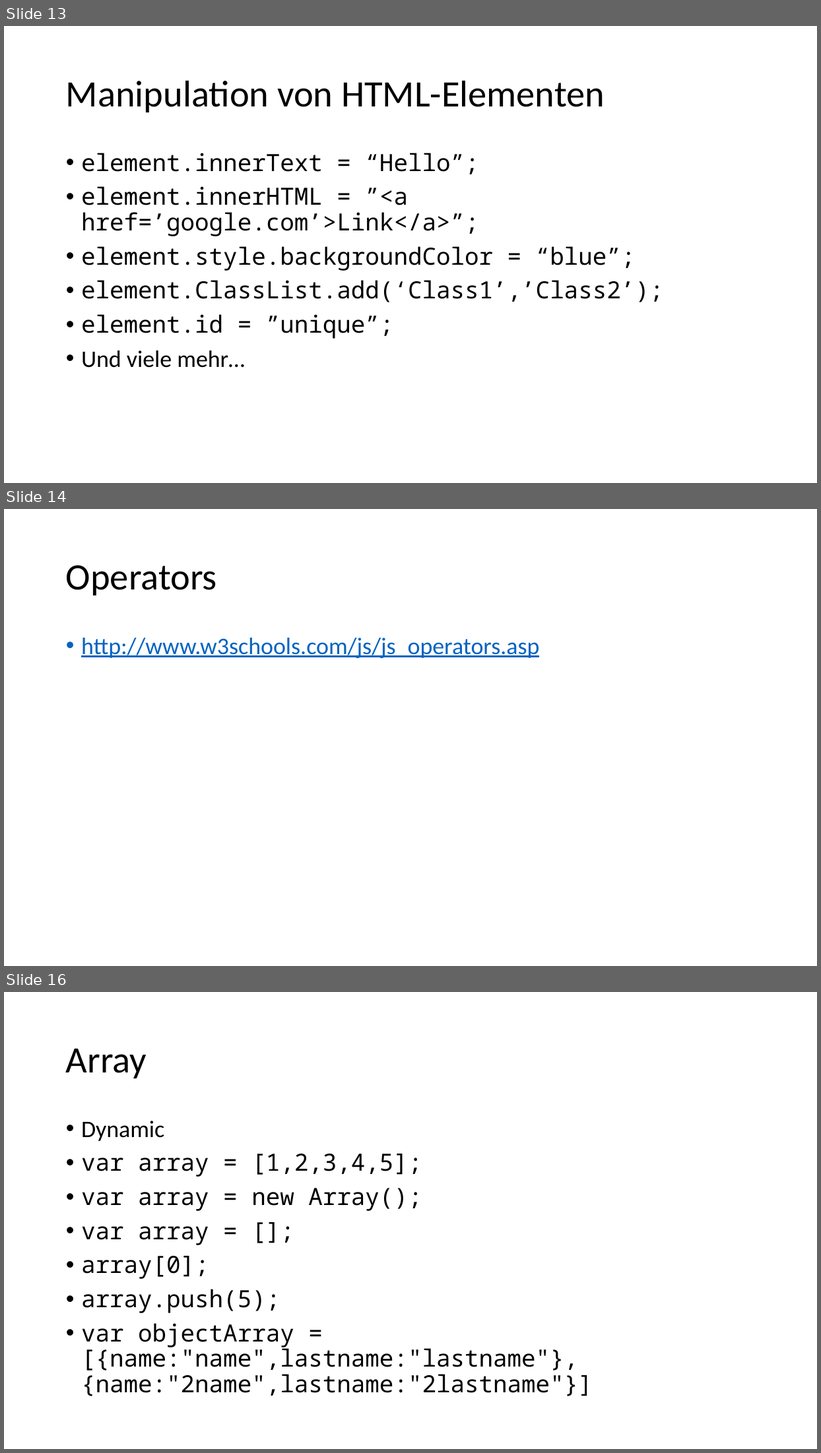
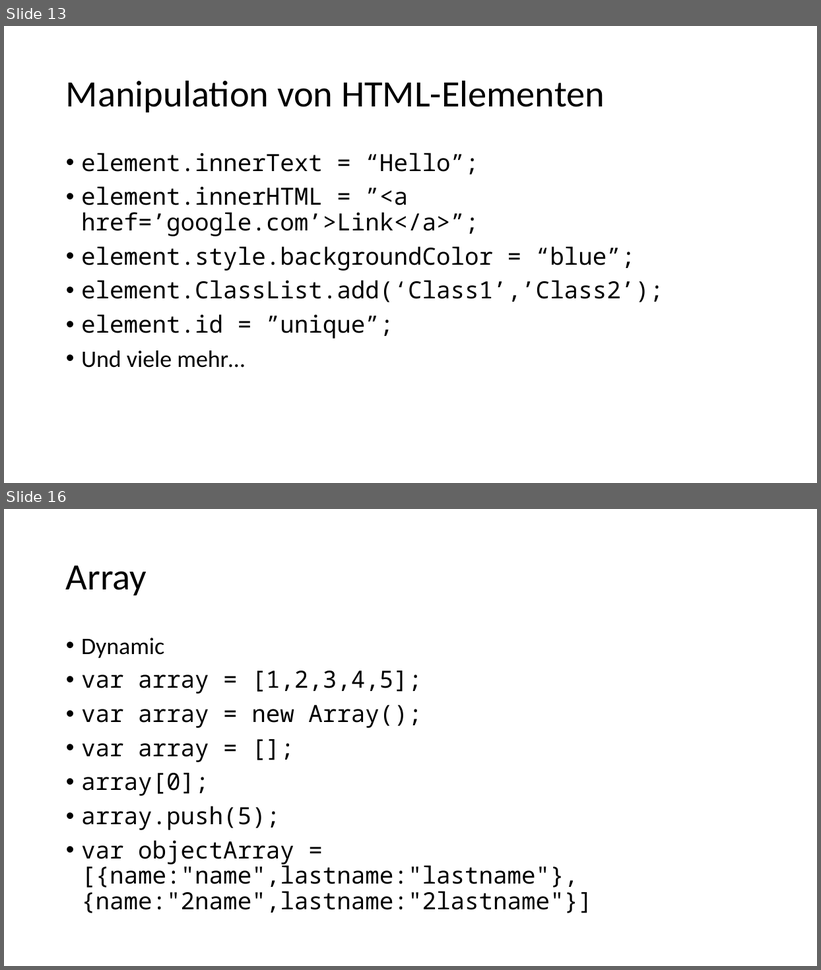
Before and after one commit to martiph/JSTraining_ICT-Campus, a slide deck: JSTraining.pptx. Shown one above the other, each under a label of ours: slides 13, 14 and 16 before the commit, slides 13 and 16 after it; the slides between them are not shown. The pictures are 821x1453 and 821x970 pixels, drawn with LibreOffice and Linux fonts; fonts in the diff are those of the drawing. Boxes give left, top, right and bottom in pixels: in the first picture for what was removed or moved away, otherwise in the second. Text is boxed around its words. In the diff, an @@ line names an element or a change of style, - is before the commit and + after.

```diff
--- a/JSTraining.pptx
+++ b/JSTraining.pptx
@@ slide 14 removed at box(4, 509, 817, 966), background #FFFFFF @@
@@ title removed at box(66, 565, 217, 595) @@
-Operators
@@ text removed at box(81, 638, 540, 658) @@
-• http://www.w3schools.com/js/js_operators.asp
```
Also in this commit, not shown: 2 slides changed, 1 slide added, 1 other slide removed, 2 other files.
